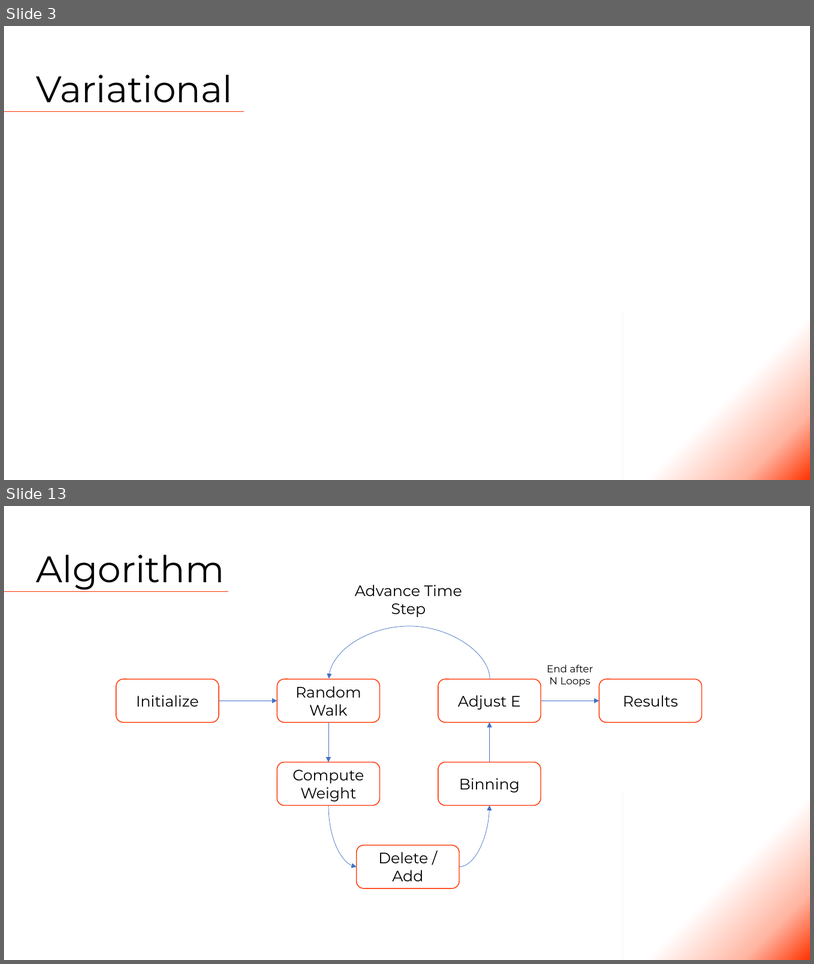
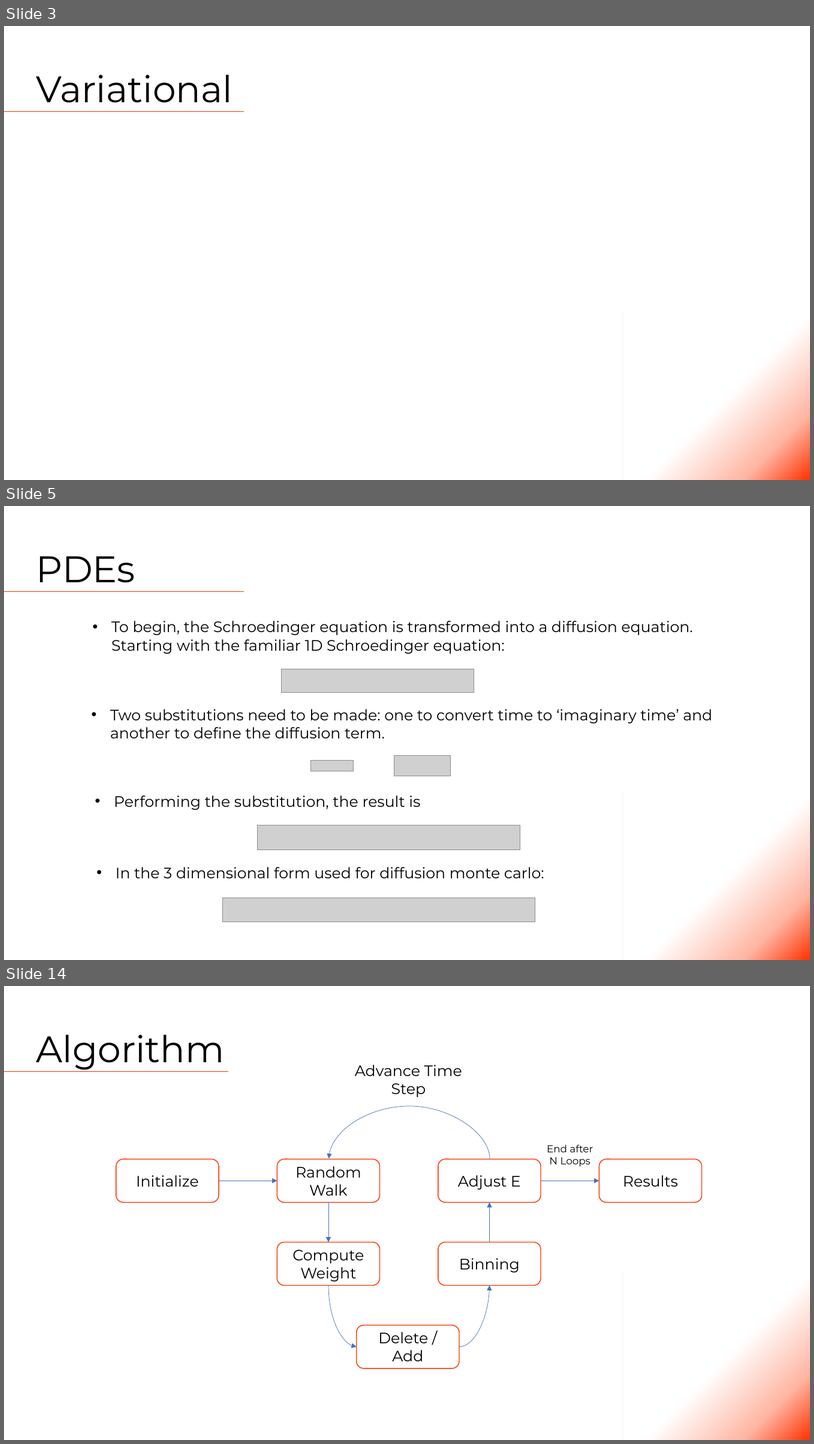
Before and after one commit to Tsintsuntsini/PHYS_581, a slide deck: Presentation1/Quantum Monte Carlo.pptm. Shown one above the other, each under a label of ours: slides 3 and 13 before the commit, slides 3, 5 and 14 after it; the slides between them are not shown. The pictures are 814x964 and 814x1444 pixels, drawn with LibreOffice and Linux fonts; fonts in the diff are those of the drawing; grey boxes stand for pictures. Boxes give left, top, right and bottom in pixels: in the first picture for what was removed or moved away, otherwise in the second. Text is boxed around its words. In the diff, an @@ line names an element or a change of style, - is before the commit and + after.

```diff
--- a/Presentation1/Quantum Monte Carlo.pptm
+++ b/Presentation1/Quantum Monte Carlo.pptm
@@ slide 5 added at (4, 506, 810, 960), background #FFFFFF @@
@@ title added at (36, 556, 135, 583), 44 pt, text #000000 @@
+PDEs
@@ line added from (4, 592) to (244, 592), #FF3300 0.5 pt @@
@@ text added at (111, 621, 693, 654), 18 pt, text #000000 @@
+• To begin, the Schroedinger equation is transformed into a diffusion equation. Starting with the familiar 1D Schroedinger equation:
@@ picture added at (282, 669, 474, 692) @@
@@ text added at (110, 709, 713, 738), 18 pt, text #000000 @@
+• Two substitutions need to be made: one to convert time to ‘imaginary time’ and another to define the diffusion term.
@@ picture added at (395, 755, 451, 776) @@
@@ picture added at (311, 760, 354, 771) @@
@@ rectangle added at (623, 793, 810, 960), fill gradient #FF3300 to #FFB6A3 to #FFFFFF @@
@@ text added at (114, 795, 420, 810), 18 pt, text #000000 @@
+• Performing the substitution, the result is
@@ picture added at (257, 825, 521, 850) @@
@@ text added at (116, 867, 545, 878), 18 pt, text #000000 @@
+• In the 3 dimensional form used for diffusion monte carlo:
@@ picture added at (223, 898, 536, 922) @@
@@ what was slide 13 is now slide 14 @@
```
Also in this commit, not shown: 2 slides changed, 7 other slides added, 7 slides removed, 7 other files.
